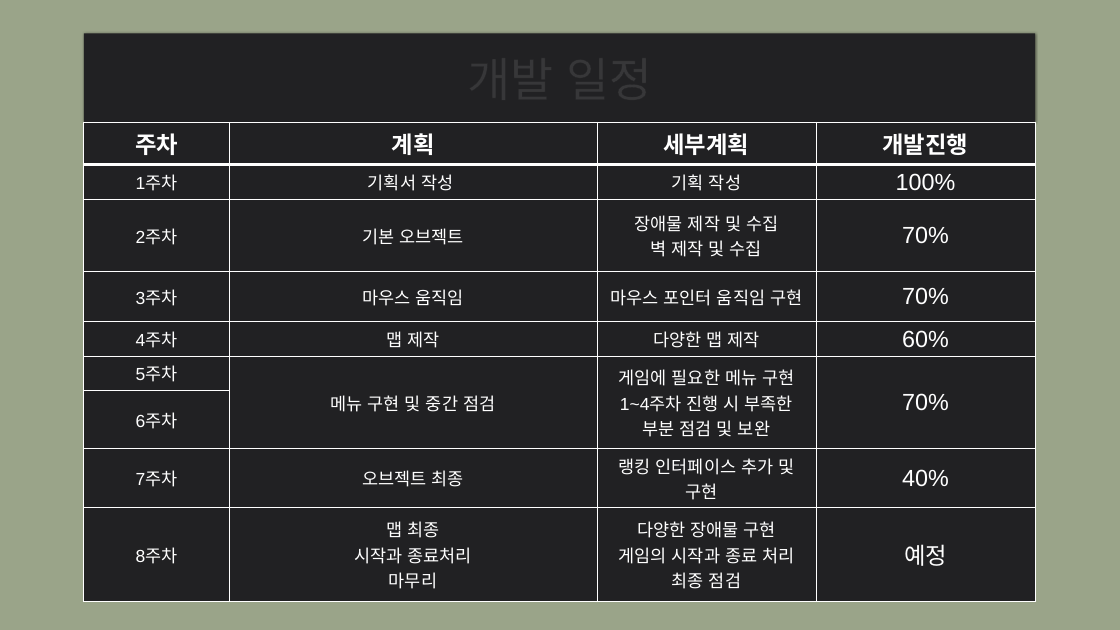
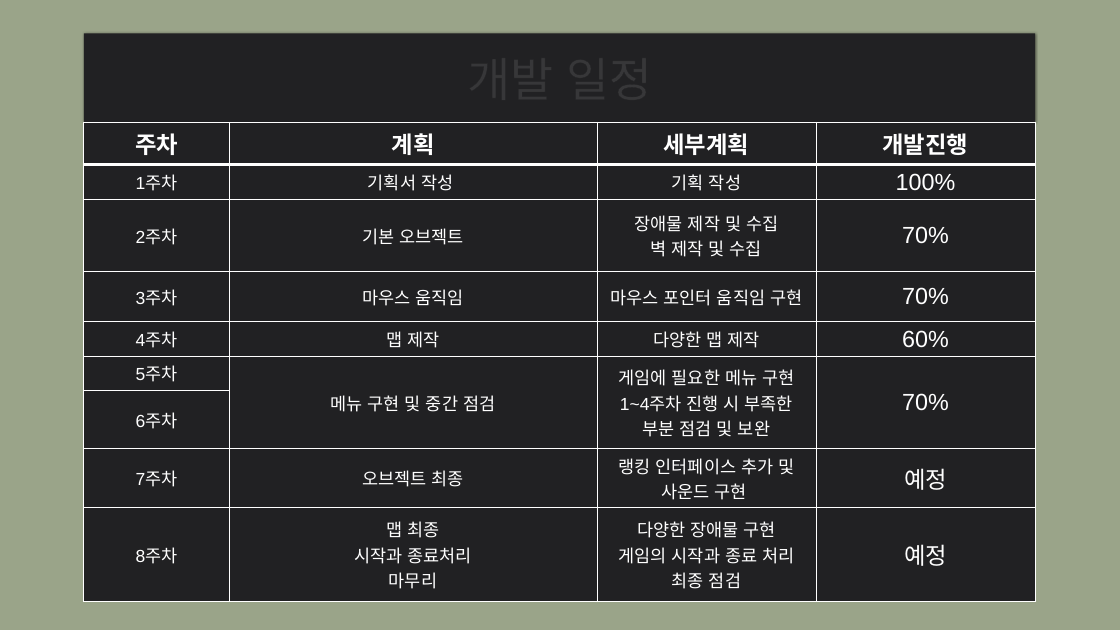
Before and after one commit to kim789so/kimsangsoo, a slide deck: slide 4 of 2차발표 2014180049 김상수.pptx. Drawn at 1120x630 pixels with LibreOffice and Linux fonts; fonts in the diff are those of the drawing. Boxes give left, top, right and bottom in pixels: in the first picture for what was removed or moved away, otherwise in the second. Text is boxed around its words. In the diff, an @@ line names an element or a change of style, - is before the commit and + after.

```diff
--- a/2차발표 2014180049 김상수.pptx
+++ b/2차발표 2014180049 김상수.pptx
@@ table at (84, 123, 1036, 593) @@
-row 8, column 3: 랭킹 인터페이스 추가 및 구현
+row 8, column 3: 랭킹 인터페이스 추가 및 사운드 구현
-row 8, column 4: 40%
+row 8, column 4: 예정
```
Also in this commit, not shown: 2 other slides changed.
